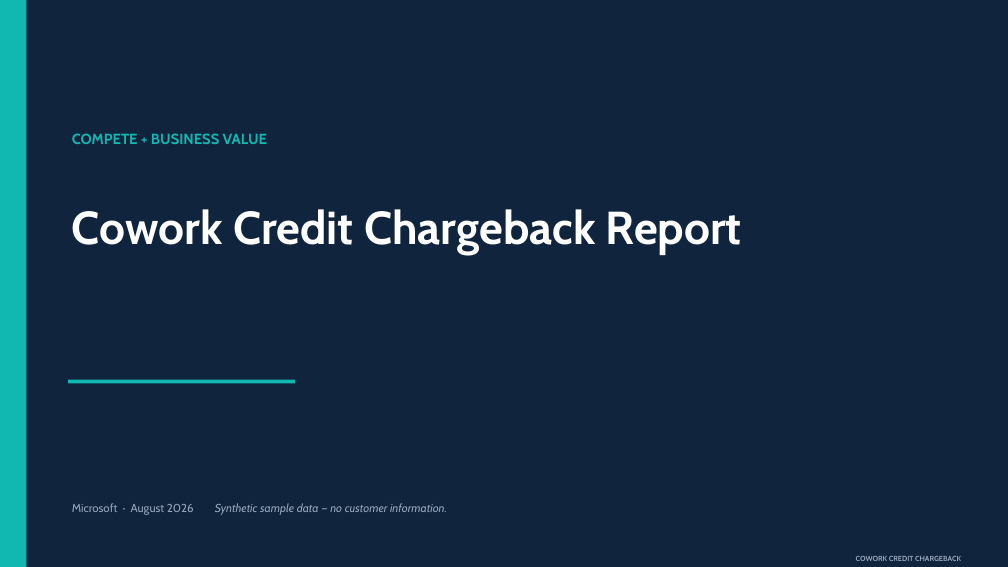
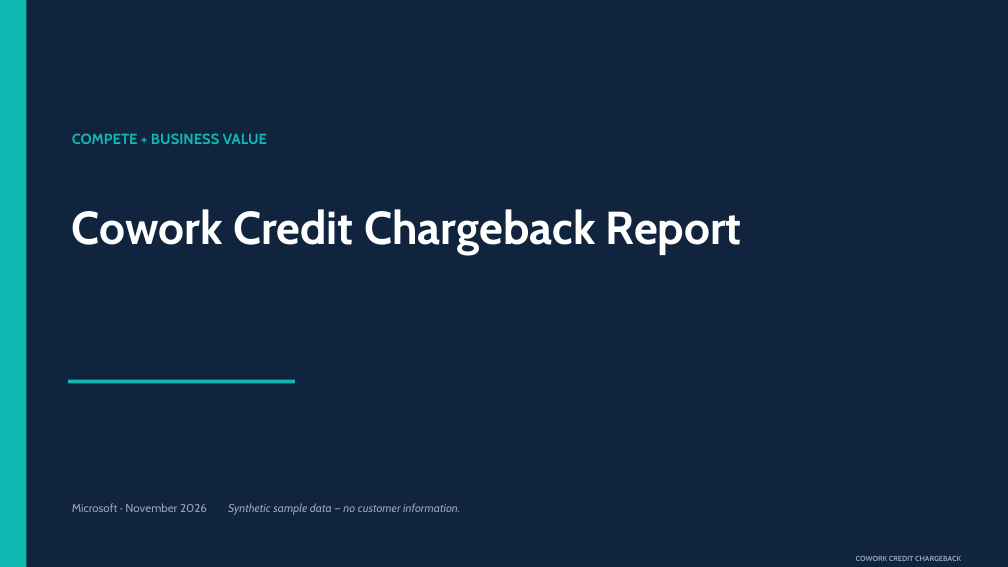
Before and after one commit to microsoft/CreditUsage, a slide deck: slide 1 of Cowork Chargeback - Report Reading Guide.pptx. Drawn at 1008x567 pixels with LibreOffice and Linux fonts; fonts in the diff are those of the drawing. Boxes give left, top, right and bottom in pixels: in the first picture for what was removed or moved away, otherwise in the second. Text is boxed around its words. In the diff, an @@ line names an element or a change of style, - is before the commit and + after.

```diff
--- a/Cowork Chargeback - Report Reading Guide.pptx
+++ b/Cowork Chargeback - Report Reading Guide.pptx
@@ text at (x1=72, y1=503, x2=460, y2=515): text changed @@
-Microsoft · August 2026 Synthetic sample data — no customer information.
+Microsoft · November 2026 Synthetic sample data — no customer information.
```
Also in this commit, not shown: 10 other slides changed.
